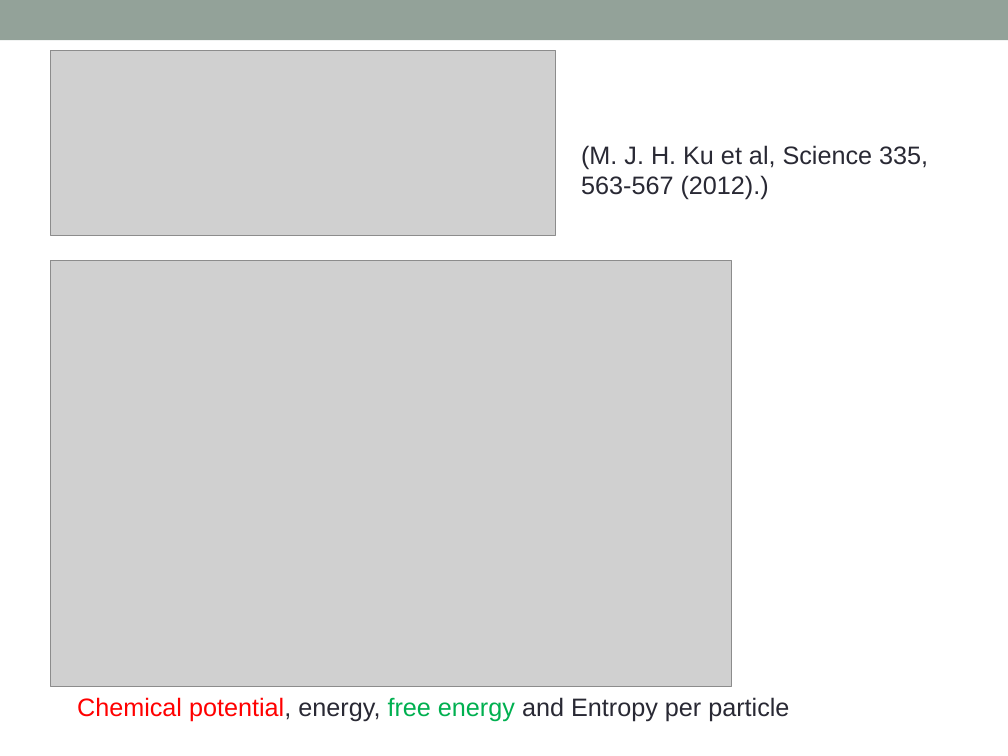
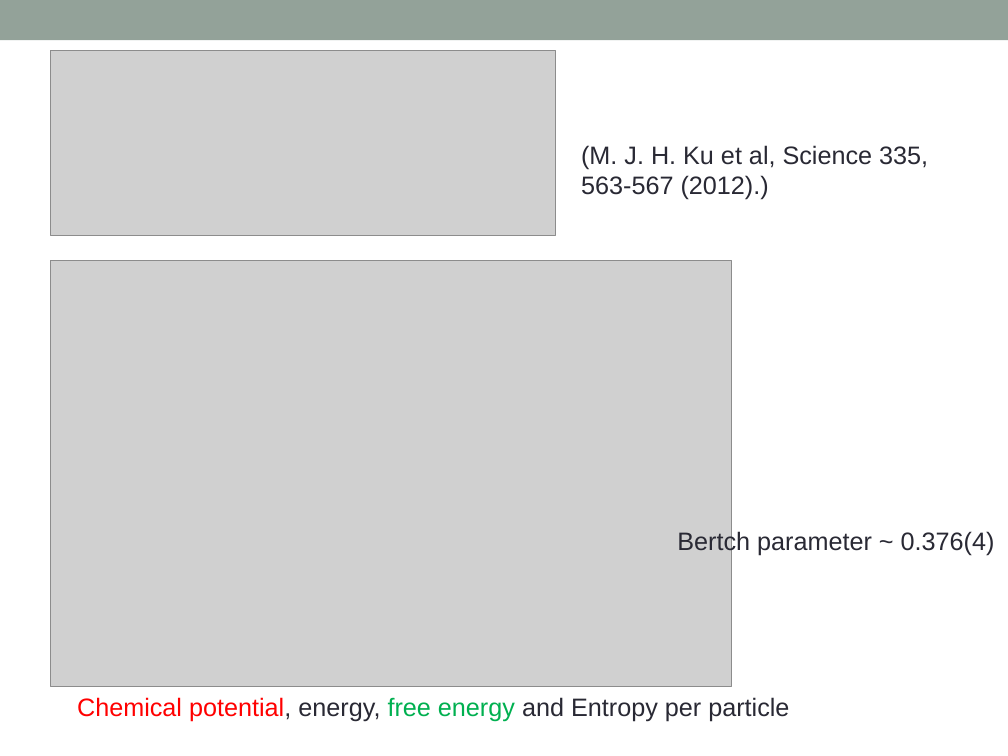
Before and after one commit to alphacentaury-github/NPSS2020, a slide deck: slide 26 of 20211002_BCC_OMEG.pptx (slide 22 before the commit). Drawn at 1008x756 pixels with LibreOffice and Linux fonts; fonts in the diff are those of the drawing; grey boxes stand for pictures. Boxes give left, top, right and bottom in pixels: in the first picture for what was removed or moved away, otherwise in the second. Text is boxed around its words. In the diff, an @@ line names an element or a change of style, - is before the commit and + after.

```diff
--- a/20211002_BCC_OMEG.pptx
+++ b/20211002_BCC_OMEG.pptx
@@ text added at bbox=[677, 530, 995, 556], 18 pt, text #292934 @@
+Bertch parameter ~ 0.376(4)
```
Also in this commit, not shown: 5 other slides changed, 4 slides added, 2 other files.
